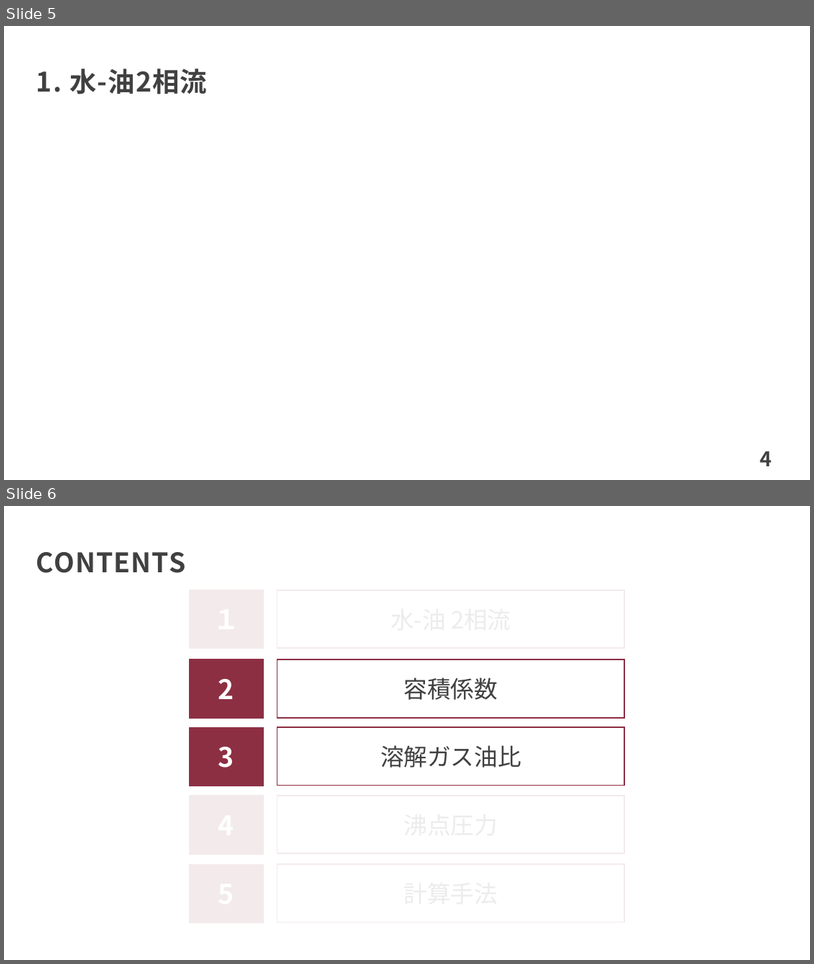
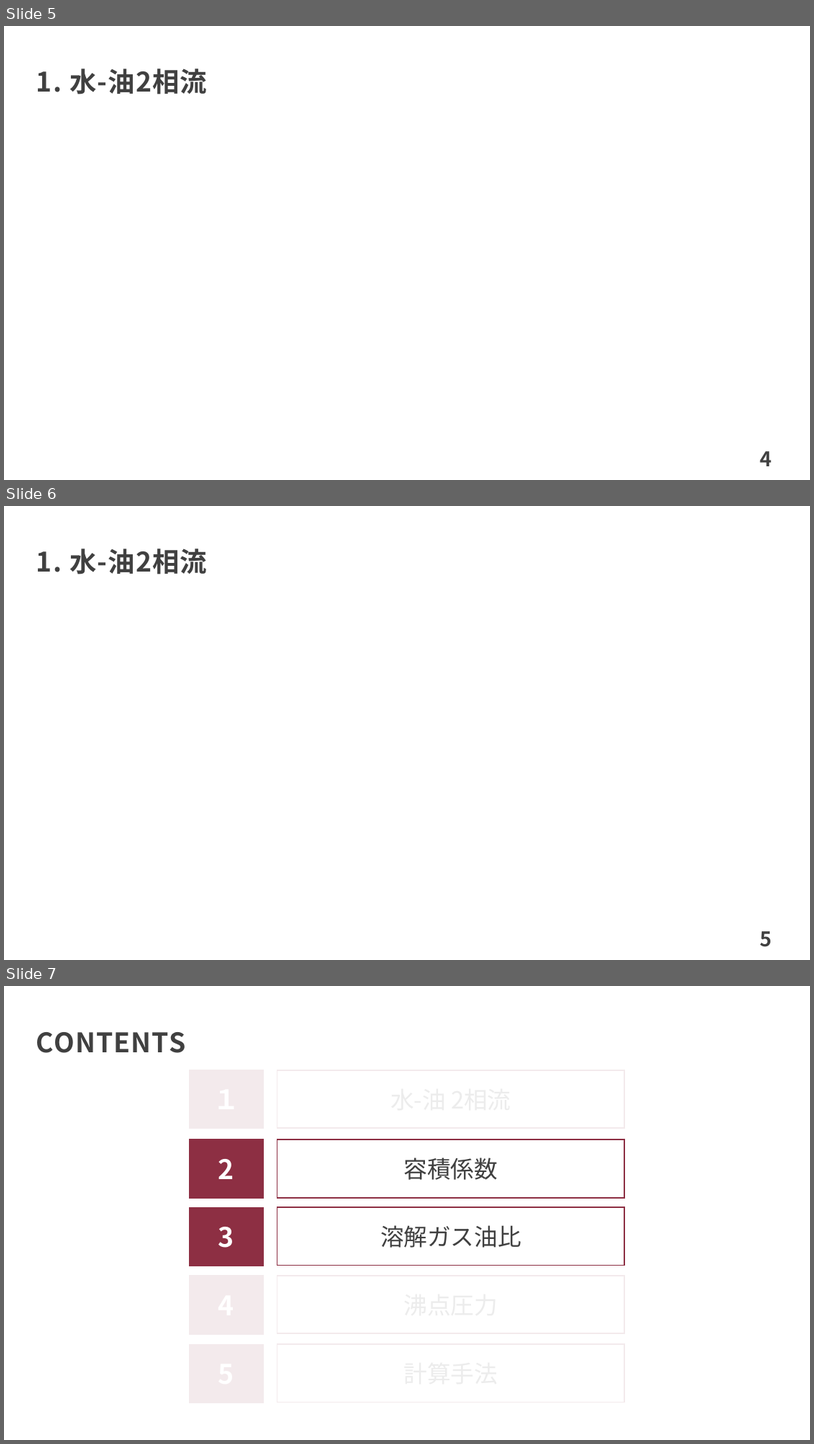
Before and after one commit to te288/intro_to_NA2022, a slide deck: Intro2ResSim/WaterOil2PhaseFlow.pptx. Shown one above the other, each under a label of ours: slides 5 and 6 before the commit, slides 5, 6 and 7 after it. The pictures are 814x964 and 814x1444 pixels, drawn with LibreOffice and Linux fonts; fonts in the diff are those of the drawing; grey boxes stand for pictures. Boxes give left, top, right and bottom in pixels: in the first picture for what was removed or moved away, otherwise in the second. Text is boxed around its words. In the diff, an @@ line names an element or a change of style, - is before the commit and + after.

```diff
--- a/Intro2ResSim/WaterOil2PhaseFlow.pptx
+++ b/Intro2ResSim/WaterOil2PhaseFlow.pptx
@@ slide 6 added at [4,506,810,960], background #FFFFFF; not listed: 1 template element that a slide beside it also shows @@
@@ title added at [36,548,207,574], 32 pt, text #404040, bold @@
+1. 水-油2相流
@@ what was slide 6 is now slide 7 @@
```
Also in this commit, not shown: 3 slides changed, 14 other files.
